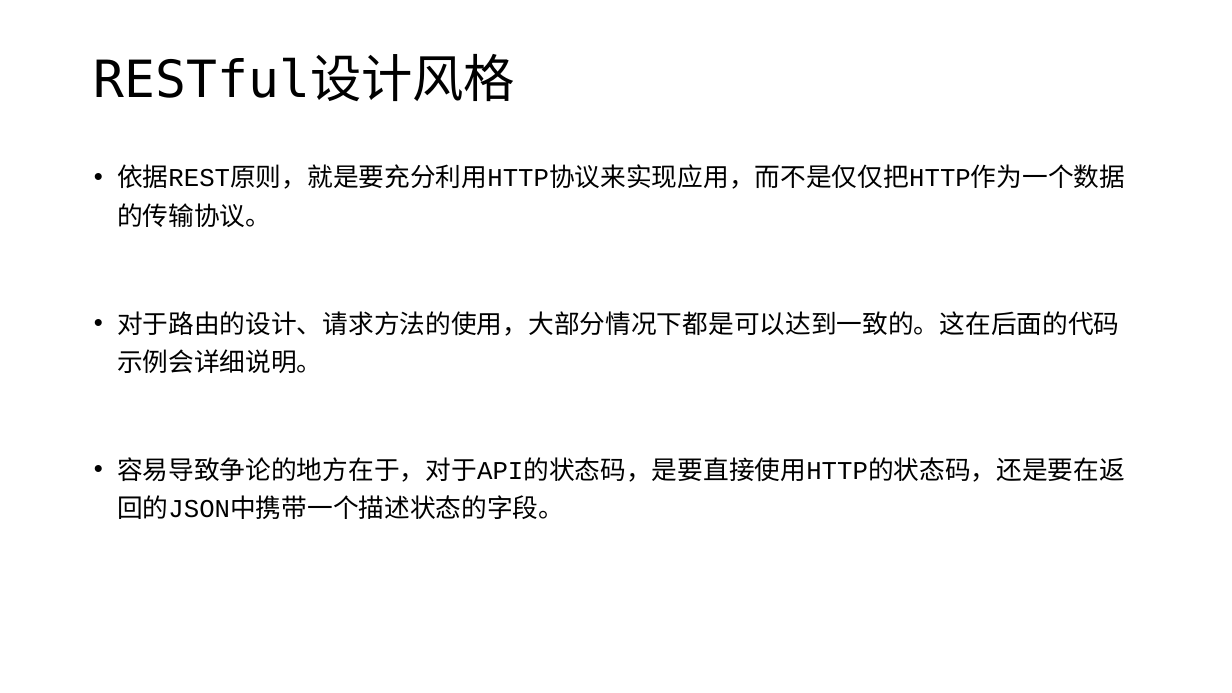
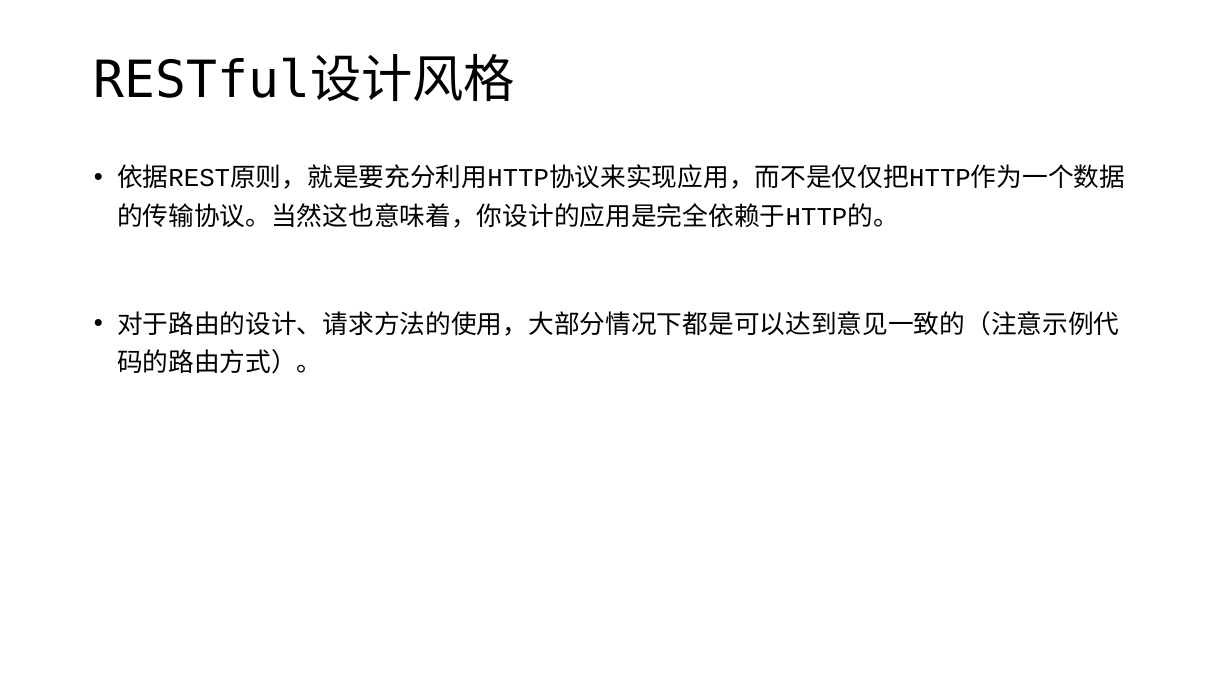
Before and after one commit to edu2act/course-wechat-and-miniprogram, a slide deck: slide 7 of materials/ch07/ch07-搭建完整的后台服务.pptx. Drawn at 1232x693 pixels with LibreOffice and Linux fonts; fonts in the diff are those of the drawing. Boxes give left, top, right and bottom in pixels: in the first picture for what was removed or moved away, otherwise in the second. Text is boxed around its words. In the diff, an @@ line names an element or a change of style, - is before the commit and + after.

```diff
--- a/materials/ch07/ch07-搭建完整的后台服务.pptx
+++ b/materials/ch07/ch07-搭建完整的后台服务.pptx
@@ text at (117,164,1125,374): text changed @@
-• 依据REST原则，就是要充分利用HTTP协议来实现应用，而不是仅仅把HTTP作为一个数据的传输协议。
-• 对于路由的设计、请求方法的使用，大部分情况下都是可以达到一致的。这在后面的代码示例会详细说明。
-• 容易导致争论的地方在于，对于API的状态码，是要直接使用HTTP的状态码，还是要在返回的JSON中携带一个描述状态的字段。
+• 依据REST原则，就是要充分利用HTTP协议来实现应用，而不是仅仅把HTTP作为一个数据的传输协议。当然这也意味着，你设计的应用是完全依赖于HTTP的。
+• 对于路由的设计、请求方法的使用，大部分情况下都是可以达到意见一致的（注意示例代码的路由方式）。
```
Also in this commit, not shown: 1 slide added, 6 other files.
